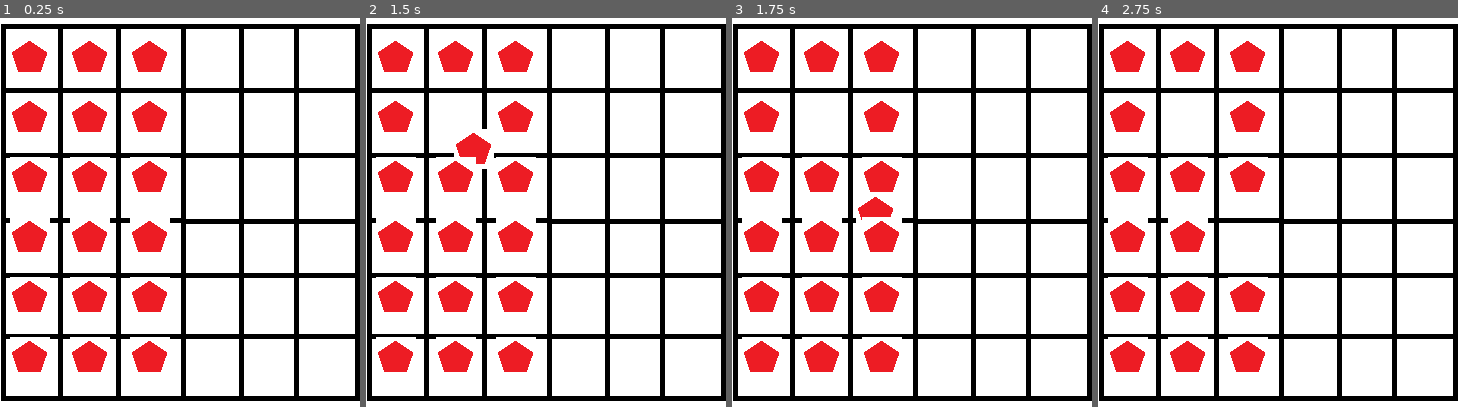
Above: before the commit, frames 1-4 (left to right).
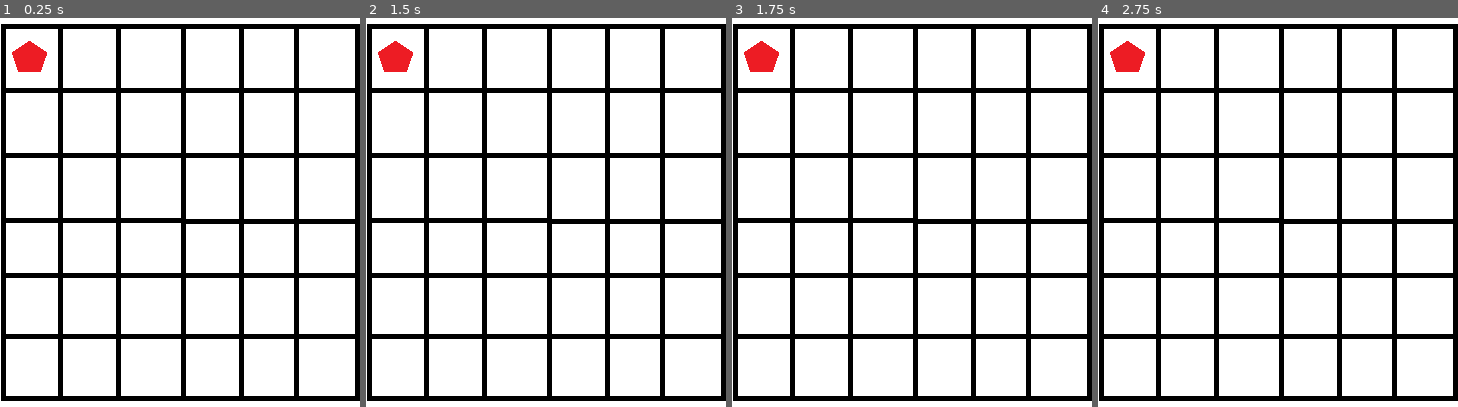
Above: after the commit, the same moments.

Repository: Pikarilles/hololive_gamejam_jan2026
Game: Godot game, scene res://Scenes/MainGame.tscn
Same seed, same stepped clock (60 frames per second), same inputs: the game is played once before the commit and once after it.
Inputs (mouse positions are in pixels of both pictures, inside the frame that each line leads up to):
- Up to frame 1 (0.25 s): no input
- Up to frame 2 (1.5 s): tap Enter at 0.5 s; move the mouse to (625, 56) at 0.52 s; click (625, 56) at 0.67 s; tap Space at 1.25 s; drag from (474, 119) to (528, 216) at 1.27 s
- Up to frame 3 (1.75 s): no input
- Up to frame 4 (2.75 s): move the mouse to (outside the picture) at 2.02 s; click (outside the picture) at 2.17 s

The runs differ from the first frame. In frame 1, 10% of the frame differs, in the area x 2-48%, y 5-92%; in frame 2, 10%; in frame 3, 10%; in frame 4, 9.0%.

Commit message:
Max level handling added

Diff:
--- a/Scripts/grid.gd
+++ b/Scripts/grid.gd
@@ -29,13 +29,11 @@
 
 func _ready() -> void:
 	grid = fill_grid_array();
-	for i in width:
-		for j in (height/2):
-			var first_generator = possible_items[0].instantiate();
-			first_generator.item_gen = true;
-			add_child(first_generator);
-			insert_item(first_generator);
-			global.move_item.connect(on_move_item);
+	var first_generator = possible_items[0].instantiate();
+	first_generator.item_gen = true;
+	add_child(first_generator);
+	insert_item(first_generator, Vector2(0, 0));
+	global.move_item.connect(on_move_item);
 
 func fill_grid_array():
 	var array = [];
@@ -64,17 +62,24 @@
 func find_empty_tile():
 	for i in width:
 		for j in height:
-			if not grid[i][j]:
-				return Vector2(i, j);
+			if not grid[j][i]:
+				return Vector2(j, i);
 	return null;
 
-func insert_item(item: Item):
-	# Find an empty tile
+func insert_item(item: Item, initial_pos: Vector2):
+
 	var empty_space = find_empty_tile()
-	# Add item to the empty tile
+
 	if empty_space != null:
 		grid[empty_space.x][empty_space.y] = item;
-		item.position = grid_to_pixel(empty_space.x, empty_space.y);
+		item.position = grid_to_pixel(initial_pos.x, initial_pos.y);
+
+		if item.item_gen == false:
+			print(initial_pos)
+			print(empty_space)
+			item.move(grid_to_pixel(empty_space.x, empty_space.y));
+		else:
+			item.position = grid_to_pixel(empty_space.x, empty_space.y);
 	else:
 		# If the item is a generator, backlog it for when an empty tile exists
 
@@ -85,7 +90,23 @@
 # This would involve detecting clicks/double-clicks
 # Click - select icon and show desc
 # Double-click - generate new item
-#func touch_input():
+func _input(event):
+	if event is InputEventMouseButton and event.button_index == MOUSE_BUTTON_LEFT:
+		if event.pressed:
+			var first_click = get_global_mouse_position();
+			var clicked_pos = pixel_to_grid(first_click.x, first_click.y);
+			var clicked_item = grid[clicked_pos.x][clicked_pos.y];
+			# TODO: Add ability to update the description with selected item
+			if event.is_double_click():
+				# TODO: If item is generator, check for empty space and add item
+				if clicked_item.item_gen:
+					if find_empty_tile() != null:
+						var new_item = possible_items[0].instantiate();
+						new_item.item_gen = false;
+						add_child(new_item);
+						insert_item(new_item, clicked_pos);
+						#global.move_item.connect(on_move_item);
+
 	#if Input.is_action_just_pressed("ui_touch"):
 		#first_touch = get_global_mouse_position();
 		#var grid_position = pixel_to_grid(first_touch.x, first_touch.y);
@@ -103,6 +124,9 @@
 	var first_grid_pos = pixel_to_grid(first_pos.x, first_pos.y);
 	var final_grid_pos = pixel_to_grid(final_pos.x, final_pos.y);
 	var first_item = grid[first_grid_pos.x][first_grid_pos.y];
+	if first_grid_pos == final_grid_pos:
+		first_item.move(grid_to_pixel(first_grid_pos.x, first_grid_pos.y));
+		return;
 	if is_in_grid(first_grid_pos.x, first_grid_pos.y) && is_in_grid(final_grid_pos.x, final_grid_pos.y):
 		process_pieces(first_grid_pos, final_grid_pos);
 	else:
@@ -113,10 +137,20 @@
 	var other_item = grid[final_grid_pos.x][final_grid_pos.y];
 	# If they are the same item, then merge it
 	if first_item && other_item:
-		if first_item.item_type == other_item.item_type && first_item.item_level == other_item.item_level:
-			first_item.queue_free();
-			other_item.update_level();
-			grid[final_grid_pos.x][final_grid_pos.y] = other_item;
+		if first_item.item_type == other_item.item_type &&\
+		   first_item.item_level == other_item.item_level &&\
+		   first_item.item_gen == other_item.item_gen:
+			if not first_item.is_max_level():
+				first_item.queue_free();
+				other_item.update_level();
+				grid[final_grid_pos.x][final_grid_pos.y] = other_item;
+			else:
+				grid[first_grid_pos.x][first_grid_pos.y] = other_item;
+				grid[final_grid_pos.x][final_grid_pos.y] = first_item;
+				if first_item:
+					first_item.move(grid_to_pixel(final_grid_pos.x, final_grid_pos.y))
+				if other_item:
+					other_item.move(grid_to_pixel(first_grid_pos.x, first_grid_pos.y));
 		else:
 			grid[first_grid_pos.x][first_grid_pos.y] = other_item;
 			grid[final_grid_pos.x][final_grid_pos.y] = first_item;
--- a/Scripts/item.gd
+++ b/Scripts/item.gd
@@ -5,6 +5,11 @@
 @export var item_type: String;
 @export var item_level: int;
 @export var item_gen: bool;
+
+var MAX_LEVELS = {
+	"music_gen": 1,
+	"music_item": 3
+}
 
 var first_position = Vector2(0, 0);
 var final_position = Vector2(0, 0);
@@ -62,3 +67,21 @@
 	file_string = item_type + "_" + text_gen + str(level);
 	var texture_image = load("res://Assets/Icons/test_" + file_string + ".png");
 	self.texture = texture_image;
+
+func is_max_level():
+	var dict_string = "";
+	var text_gen = "";
+
+	if item_gen:
+		text_gen = "gen";
+	else:
+		text_gen = "item";
+
+	dict_string = item_type + "_" + text_gen;
+
+	if dict_string in MAX_LEVELS:
+		if MAX_LEVELS[dict_string] == item_level:
+			return true;
+		else:
+			return false;
+	return false;
